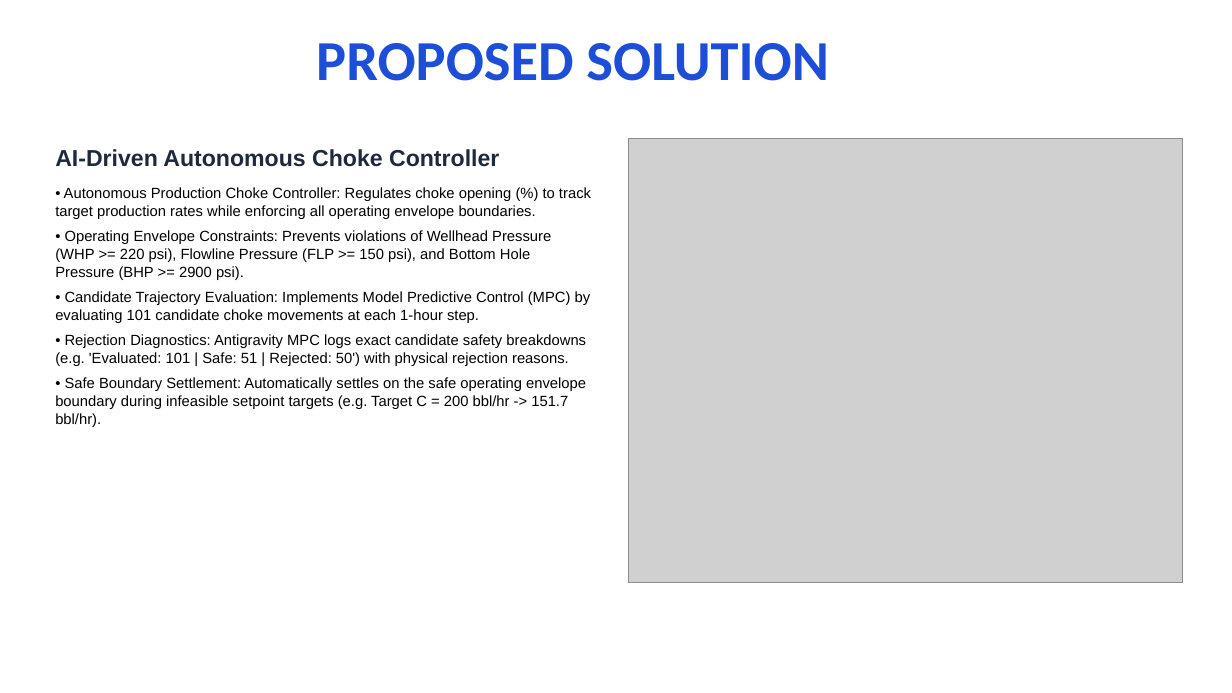
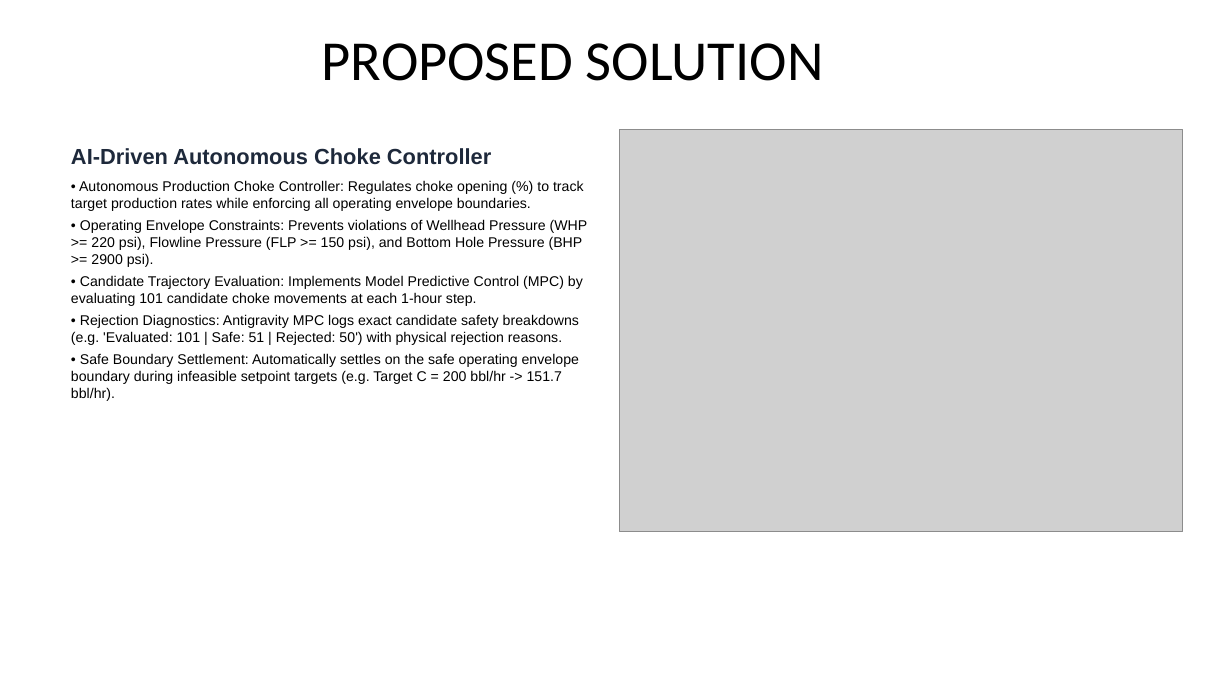
Before and after one commit to Gaurav0405/Autonomous-Choke-Controller, a slide deck: slide 2 of choke_controller_presentation_final.pptx. Drawn at 1232x693 pixels with LibreOffice and Linux fonts; fonts in the diff are those of the drawing; grey boxes stand for pictures. Boxes give left, top, right and bottom in pixels: in the first picture for what was removed or moved away, otherwise in the second. Text is boxed around its words. In the diff, an @@ line names an element or a change of style, - is before the commit and + after.

```diff
--- a/choke_controller_presentation_final.pptx
+++ b/choke_controller_presentation_final.pptx
@@ title "PROPOSED SOLUTION" at bbox=[322, 43, 824, 81]: text colour #1D4ED8 to #000000, bold off @@
@@ text "AI-Driven Autonomous Choke Controller": place and size @@
-text "AI-Driven Autonomous Choke Controller" at bbox=[55, 149, 591, 427]
+text "AI-Driven Autonomous Choke Controller" at bbox=[71, 148, 588, 401]
@@ text "AI-Driven Autonomous Choke Controller" at bbox=[71, 148, 588, 401]: size 18 to 17 pt in "AI-Driven Autonomous Choke Controller"; size 11.5 to 11 pt; less space between paragraphs @@
@@ picture: place and size @@
-picture at bbox=[628, 139, 1183, 582]
+picture at bbox=[619, 129, 1183, 532]
```
Also in this commit, not shown: 5 other slides changed, 1 other file.
